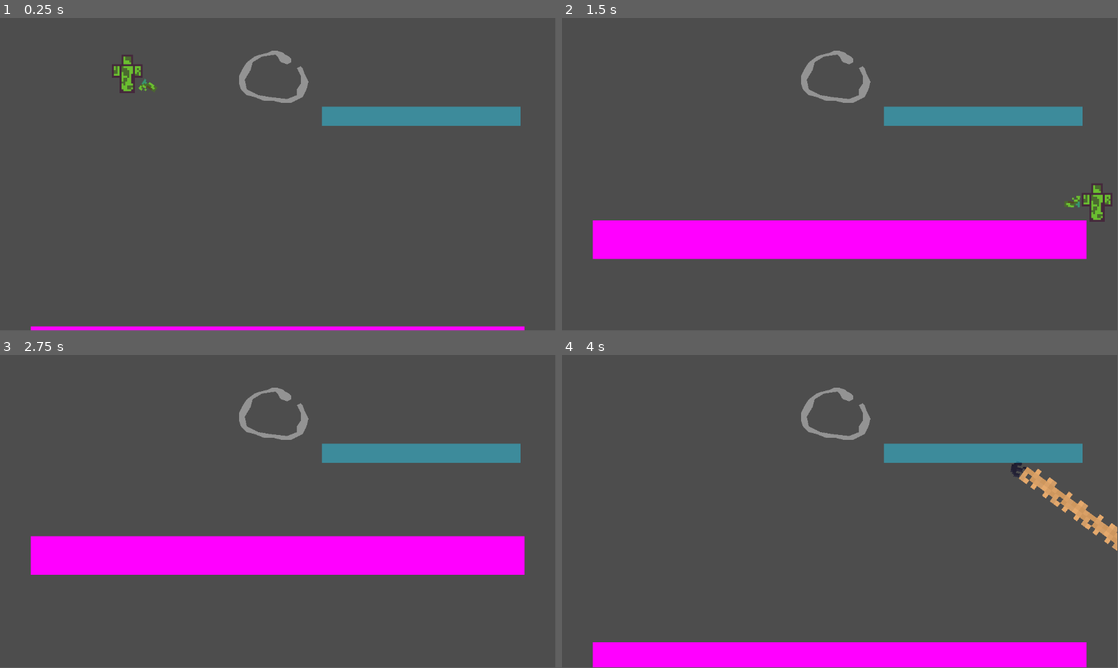
Above: before the commit, frames 1-4 (two rows, left to right).
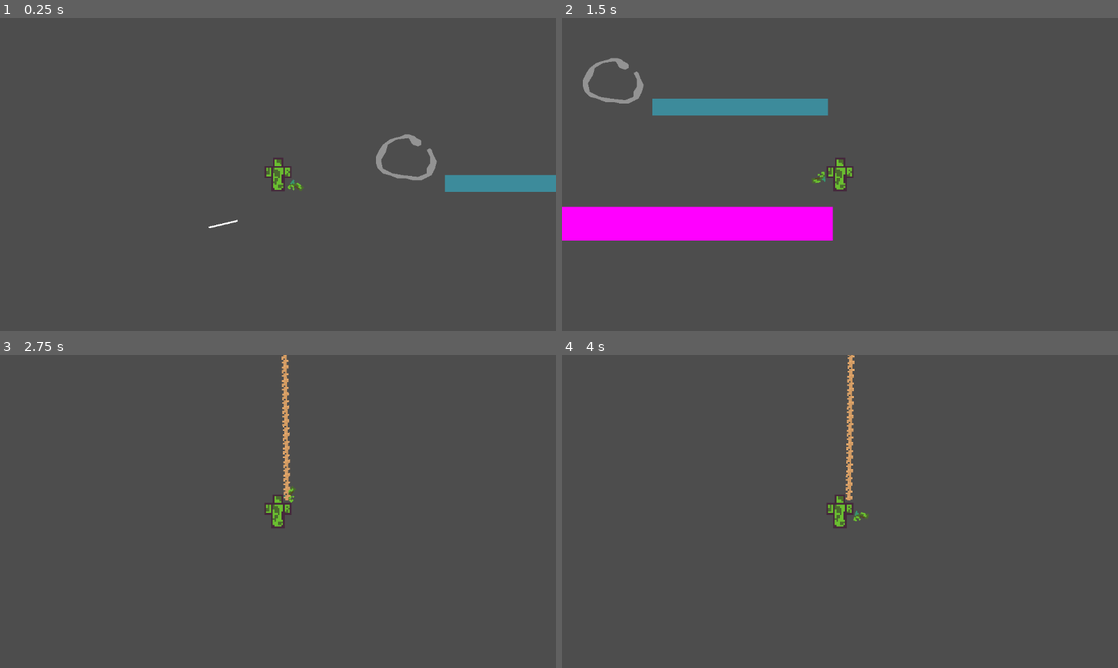
Above: after the commit, the same moments.

Repository: E3BB/Squirrel-Jockeys
Game: Godot game, scene res://src/RT.tscn
Two runs of this game, one before a commit and one after it. Both use one fixed random seed, a clock stepped at 60 frames per second and the inputs below.
Inputs (mouse positions are in pixels of both pictures, inside the frame that each line leads up to):
- Up to frame 1 (0.25 s): no input
- Up to frame 2 (1.5 s): move the mouse to (962, 158) at 0.52 s; hold Shift (loose_rope, bound only after the commit) 0.53-1.28 s; hold Right (ui_right) from 0.53 s (still down); tap Middle mouse button (climb_rope, bound only after the commi… at 0.6 s; tap Up (ui_up) at 0.77 s; move the mouse to (728, 190) at 1.27 s; tap Shift (loose_rope, bound only after the commit) at 1.35 s
- Up to frame 3 (2.75 s): tap Up (ui_up) at 1.52 s; tap Middle mouse button (climb_rope, bound only after the commi… at 1.55 s; move the mouse to (333, 442) at 2.02 s; release Right (ui_right) at 2.03 s; hold Left (ui_left) from 2.03 s (still down); hold Shift (loose_rope, bound only after the commit) from 2.03 s (still down); click (333, 442) at 2.1 s
- Up to frame 4 (4 s): move the mouse to (812, 574) at 2.77 s; release Left (ui_left) at 2.78 s; release Shift (loose_rope, bound only after the commit) at 2.78 s; hold Right (ui_right) from 2.78 s (still down); tap Middle mouse button (climb_rope, bound only after the commi… at 2.85 s; tap Up (ui_up) at 3.02, 3.77 s; move the mouse to (1006, 558) at 3.52 s; hold Shift (loose_rope, bound only after the commit) from 3.53 s (still down)
The window is 799x449 before the commit and 800x450 after it. Grey fills any space a smaller window leaves; there, only what the larger window draws over its background counts as a difference.

The runs differ from the first frame. In frame 1, 6.2% of the frame differs, in the area x 5-100%, y 10-100%; in frame 2, 16%, in the area x 0-99%, y 10-78%; in frame 3, 15%; in frame 4, 12%.

Commit message:
Commit 2 8/25/23 21:35
Finished grappling hook. Player moves well. Both player and grappling hook behaviors at acceptable. Next steps: Level Design, Scene Management.

Diff:
--- a/project.godot
+++ b/project.godot
@@ -14,6 +14,10 @@
 run/main_scene="res://src/RT.tscn"
 config/features=PackedStringArray("4.0", "GL Compatibility")
 config/icon="res://icon.svg"
+
+[display]
+
+window/stretch/mode="viewport"
 
 [importer_defaults]
 
@@ -70,9 +74,17 @@
 }
 shoot={
 "deadzone": 0.5,
-"events": [Object(InputEventKey,"resource_local_to_scene":false,"resource_name":"","device":-1,"window_id":0,"alt_pressed":false,"shift_pressed":false,"ctrl_pressed":false,"meta_pressed":false,"pressed":false,"keycode":0,"physical_keycode":4194309,"key_label":0,"unicode":0,"echo":false,"script":null)
-, Object(InputEventKey,"resource_local_to_scene":false,"resource_name":"","device":-1,"window_id":0,"alt_pressed":false,"shift_pressed":false,"ctrl_pressed":false,"meta_pressed":false,"pressed":false,"keycode":0,"physical_keycode":32,"key_label":0,"unicode":32,"echo":false,"script":null)
-, Object(InputEventMouseButton,"resource_local_to_scene":false,"resource_name":"","device":-1,"window_id":0,"alt_pressed":false,"shift_pressed":false,"ctrl_pressed":false,"meta_pressed":false,"button_mask":0,"position":Vector2(0, 0),"global_position":Vector2(0, 0),"factor":1.0,"button_index":1,"pressed":false,"double_click":false,"script":null)
+"events": [Object(InputEventMouseButton,"resource_local_to_scene":false,"resource_name":"","device":-1,"window_id":0,"alt_pressed":false,"shift_pressed":false,"ctrl_pressed":false,"meta_pressed":false,"button_mask":0,"position":Vector2(0, 0),"global_position":Vector2(0, 0),"factor":1.0,"button_index":1,"pressed":false,"double_click":false,"script":null)
+]
+}
+climb_rope={
+"deadzone": 0.5,
+"events": [Object(InputEventMouseButton,"resource_local_to_scene":false,"resource_name":"","device":-1,"window_id":0,"alt_pressed":false,"shift_pressed":false,"ctrl_pressed":false,"meta_pressed":false,"button_mask":0,"position":Vector2(0, 0),"global_position":Vector2(0, 0),"factor":1.0,"button_index":3,"pressed":false,"double_click":false,"script":null)
+]
+}
+loose_rope={
+"deadzone": 0.5,
+"events": [Object(InputEventKey,"resource_local_to_scene":false,"resource_name":"","device":-1,"window_id":0,"alt_pressed":false,"shift_pressed":false,"ctrl_pressed":false,"meta_pressed":false,"pressed":false,"keycode":0,"physical_keycode":4194325,"key_label":0,"unicode":0,"echo":false,"script":null)
 ]
 }
 
--- a/src/GrapplingHook.gd
+++ b/src/GrapplingHook.gd
@@ -8,28 +8,53 @@
 @export var speed : float = 32
 
 var collisionData : KinematicCollision2D
-var attatched_to_object : bool = false
+var objectAttachedTo : Object
 
 var vel : Vector2 = Vector2.ZERO
+
+var attachDifference : Vector2
 
 
 func _physics_process(delta):
 
 	if player:
-
-		line2d.clear_points()
-		line2d.add_point(Vector2.ZERO)
-		line2d.add_point(player.global_position - global_position)
+		if line2d:
+			line2d.clear_points()
+			line2d.add_point(Vector2.ZERO)
+			line2d.add_point(player.global_position - global_position)
 
 
-	attatched_to_object = false if collisionData == null else true
+	vel = Vector2(speed, 0).rotated($GrapplingHookSprite.rotation) * delta if objectAttachedTo == null else Vector2.ZERO
 
-	vel = Vector2(speed, 0).rotated($GrapplingHookSprite.rotation) * delta if attatched_to_object == false else Vector2.ZERO
-
-	if attatched_to_object == true:
-		player.swingOnGrapplingHook()
+	if objectAttachedTo != null:
+		player.swingOnGrapplingHook(delta)
 	else:
 		collisionData = move_and_collide(vel)
 		player.grapplingHookLength = (position - player.position).length()
 
+	collisionChecks(delta)
+
 	pass
+
+# ***
+
+# Checks for collisions, attempts to stick to object.
+func collisionChecks(delta):
+
+	# If hook collides with object...
+	if collisionData != null && objectAttachedTo == null:
+
+		objectAttachedTo = collisionData.get_collider()
+
+		attachDifference = global_position - objectAttachedTo.global_position
+
+		pass
+
+
+	if objectAttachedTo != null:
+
+		global_position = objectAttachedTo.global_position + attachDifference
+
+		pass
+
+	pass
--- a/src/GrapplingHook.tscn
+++ b/src/GrapplingHook.tscn
@@ -19,6 +19,7 @@
 
 [node name="Rope" type="Line2D" parent="."]
 texture_repeat = 2
+width = 4.0
 texture = ExtResource("2_8v8jm")
 texture_mode = 1
 
--- a/src/PlayerV2.gd
+++ b/src/PlayerV2.gd
@@ -17,26 +17,32 @@
 @export_file("*.tscn") var grapplingHookScene : String
 @export var grapplingHookLength : float = 30
 
-@export var jumps : int = 1
+@export var jumpStrength : int = 32
 
 @export_range(0, 90) var floor_max_angle : float = 45
+
+@export var playerJumpCoyoteTime : float = 0.2
+@export var playerJumpCoyoteTimer : float = 0.2
+
+@export var reelSpeed : float = 4
+@export var maxRopeLength : float = 300
 
 # ** Private Variables **
 var inputDirection : Vector2
 
-var jumpsLeft : int = 0
-
-@export var is_on_floor : bool
-
-@export var is_on_wall : bool
-
-@export var is_on_ceiling : bool
+var is_on_floor : bool
+
+var is_on_wall : bool
+
+var is_on_ceiling : bool
 
 var collisionData : KinematicCollision2D
 
 var currentGrapplingHook : AnimatableBody2D
 
 var o = 0
+
+var is_climb_hook_pressed : bool = false
 
 
 # ** System Functions **
@@ -89,7 +95,7 @@
 
 	# Jump if gravity_enabled
 	if gravity_enabled == true && is_on_floor:
-		inputDirection.y = -32 / delta * 0.1 if Input.is_action_just_pressed(upInput) else 0
+		inputDirection.y = -jumpStrength / delta * 0.1 if Input.is_action_just_pressed(upInput) else 0
 
 	vel += inputDirection * delta
 	vel.y += gravity * delta if gravity_enabled else 0
@@ -149,11 +155,14 @@
 				vel = vel.slide(collisionData.get_normal()) + collisionData.get_collider().constant_linear_velocity * delta
 				pass
 
+
+			# Updates is_on_floor, wall & ceiling bools
 			var collisionNormalAngle : float = rad_to_deg(collisionData.get_normal().angle())
 
 			if collisionNormalAngle > -90 - floor_max_angle && collisionNormalAngle < -90 + floor_max_angle:
 				is_on_floor = true
-			else: is_on_floor = false
+				playerJumpCoyoteTimer = playerJumpCoyoteTime
+			else: playerJumpCoyoteTimer -= delta
 
 			if collisionNormalAngle > 0 - (90 - floor_max_angle) && collisionNormalAngle < 0 + (90 - floor_max_angle):
 				is_on_wall = true
@@ -165,19 +174,22 @@
 				is_on_ceiling = true
 			else: is_on_ceiling = false
 
-			print("Rotation of normal of collision is: " + str(rad_to_deg(collisionData.get_normal().angle())))
+			#print("Rotation of normal of collision is: " + str(rad_to_deg(collisionData.get_normal().angle())))
 
 			pass
 
 		else:
-			is_on_floor = false
+			playerJumpCoyoteTimer -= delta
 			is_on_wall = false
 			is_on_ceiling = false
 			pass
 
 		pass
 
-	elif test_mode == true:
+	if playerJumpCoyoteTimer < 0:
+		is_on_floor = false
+
+	if test_mode == true:
 		if collisionData != null:
 
 			var velo : Vector2
@@ -202,14 +214,29 @@
 
 # ***
 
-func swingOnGrapplingHook():
+func swingOnGrapplingHook(delta):
+
+	var excessRope = grapplingHookLength - (position - currentGrapplingHook.position).length()
+
 	if currentGrapplingHook != null:
+
 		if abs((position - currentGrapplingHook.position).length()) > grapplingHookLength:
-			#position += Vector2(grapplingHookLength - (position - currentGrapplingHook.position).length(), 0).rotated((position - currentGrapplingHook.position).angle())
-			var excessRope = grapplingHookLength - (position - currentGrapplingHook.position).length()
+
 			move_and_collide(Vector2(excessRope, 0).rotated((position - currentGrapplingHook.position).angle()))
 			vel = vel.slide((position - currentGrapplingHook.position).normalized())
-			o += 1
-			print("Swinging, this is the " + str(o) + " time")
-
-	pass
+
+			pass
+
+		pass
+
+	if Input.is_action_just_pressed("climb_rope"): is_climb_hook_pressed = true
+	if Input.is_action_just_released("climb_rope"): is_climb_hook_pressed = false
+
+	if Input.is_action_pressed("loose_rope"): grapplingHookLength = maxRopeLength
+	if Input.is_action_just_released("loose_rope"): grapplingHookLength = (position - currentGrapplingHook.position).length()
+
+	grapplingHookLength = clamp(grapplingHookLength, 0, maxRopeLength)
+
+	if is_climb_hook_pressed: grapplingHookLength = (position - currentGrapplingHook.position).length() - reelSpeed * delta
+
+	pass
--- a/src/PlayerV2.tscn
+++ b/src/PlayerV2.tscn
@@ -9,6 +9,7 @@
 
 [node name="PlayerV2" type="AnimatableBody2D"]
 script = ExtResource("1_qp3sm")
+gravity_enabled = true
 upInput = "up"
 downInput = "down"
 leftInput = "left"
@@ -17,6 +18,7 @@
 grapplingHookContainer = NodePath("../GrapplingHookContainer")
 grapplingHookScene = "res://src/GrapplingHook.tscn"
 grapplingHookLength = 100.0
+reelSpeed = 8.0
 
 [node name="PlayerSprite" type="Sprite2D" parent="."]
 texture = ExtResource("2_8wtqy")
@@ -31,3 +33,5 @@
 
 [node name="GrapplingHookSpawnpoint" type="Marker2D" parent="GrapplingHookGun"]
 position = Vector2(17, -1)
+
+[node name="CoyoteTimeContainer" type="Node2D" parent="."]
--- a/src/RT.tscn
+++ b/src/RT.tscn
@@ -78,10 +78,20 @@
 [node name="PlayerV2" parent="." instance=ExtResource("2_r0f5p")]
 position = Vector2(-78, -60)
 sync_to_physics = false
-gravity_enabled = true
+gravity = 9.8
+jumpStrength = 40
+playerJumpCoyoteTime = 0.15
+playerJumpCoyoteTimer = 0.0
+reelSpeed = 256.0
+
+[node name="Camera2D2" type="Camera2D" parent="PlayerV2"]
+ignore_rotation = false
+zoom = Vector2(3.5, 3.5)
 
 [node name="Camera2D" type="Camera2D" parent="."]
+visible = false
 ignore_rotation = false
+enabled = false
 zoom = Vector2(4, 4)
 
 [node name="Platform" type="AnimatableBody2D" parent="."]
@@ -111,14 +121,14 @@
 [node name="GrapplingHookContainer" type="Node2D" parent="."]
 
 [node name="MovableBase2D" type="AnimatableBody2D" parent="."]
+position = Vector2(73, -35)
 script = ExtResource("3_k8djk")
 
 [node name="CollisionShape2D" type="CollisionShape2D" parent="MovableBase2D"]
-position = Vector2(74.5, -30)
 shape = SubResource("RectangleShape2D_rcipm")
 
 [node name="Line2D" type="Line2D" parent="MovableBase2D"]
-points = PackedVector2Array(23, -30, 126, -30)
+points = PackedVector2Array(-52, 0, 52, 0)
 default_color = Color(0.196078, 0.721569, 0.831373, 0.576471)
 
 [node name="StaticBody2D" type="StaticBody2D" parent="."]
@@ -129,3 +139,7 @@
 [node name="CollisionPolygon2D2" type="Polygon2D" parent="StaticBody2D"]
 color = Color(0.576471, 0.576471, 0.576471, 1)
 polygon = PackedVector2Array(-1, -62, -8, -61, -13, -58, -14, -54, -17, -49, -16, -44, -10, -41, -4, -40, 5, -39, 10, - …(332 unchanged characters)…
+
+[node name="Line2D" type="Line2D" parent="."]
+points = PackedVector2Array(-119, -9, -102, -13)
+width = 1.0
